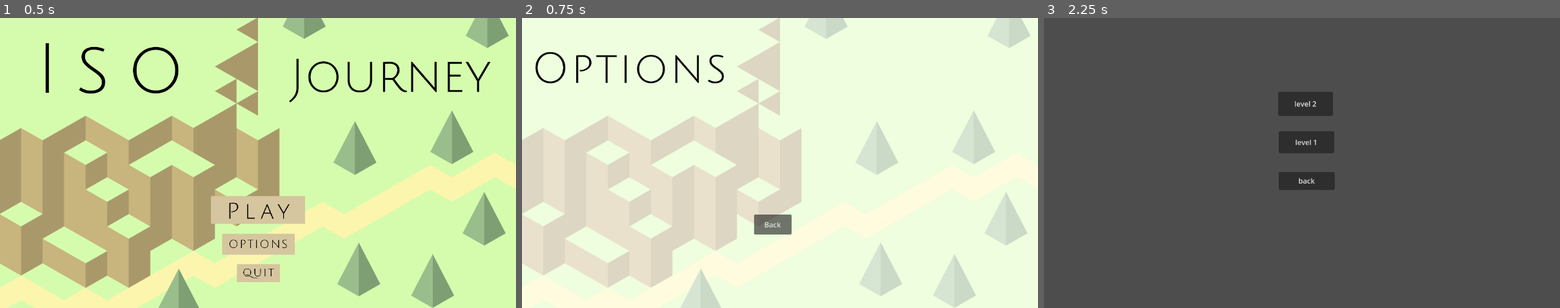
Above: before the commit, frames 1-3 (left to right).
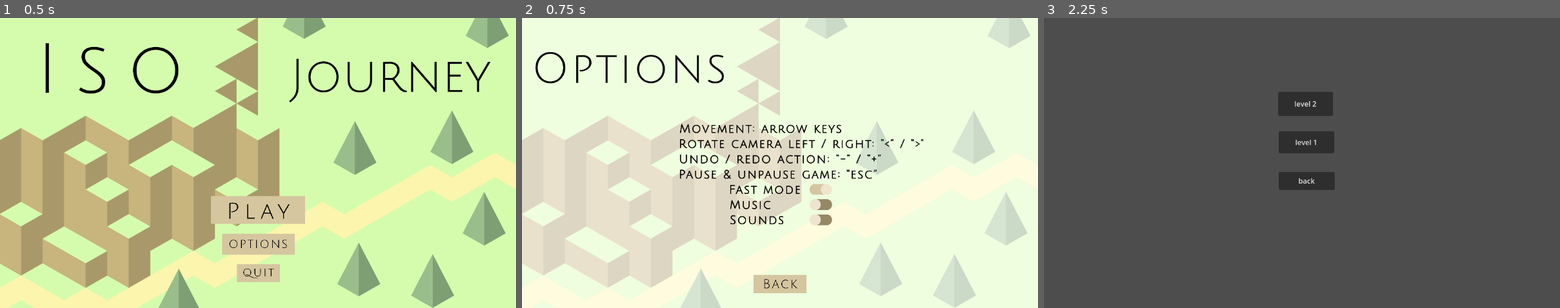
Above: after the commit, the same moments.

Repository: Jnight1104/Iso-Journey
Game: Godot game, scene res://Scenes/Main_menu.tscn
Two runs of this game, one before a commit and one after it. Both use one fixed random seed, a clock stepped at 60 frames per second and the inputs below. The project has no main scene, so this scene is started directly.
Inputs (mouse positions are in pixels of both pictures, inside the frame that each line leads up to; where the layout moved, square brackets give the same spot in the first picture):
- Up to frame 1 (0.5 s): no input
- Up to frame 2 (0.75 s): click (780, 244) at 0.5 s
- Up to frame 3 (2.25 s): click (1302, 284) [1296, 223] at 1.25 s; click (1302, 209) at 2 s

Frame 1 is identical in both runs. In frame 2, 3.2% of the frame differs, in the area x 30-78%, y 36-95%; in frame 3, nothing differs.

Commit message:
Implemented options menu UI

Diff:
--- a/Scenes/Options_menu.tscn
+++ b/Scenes/Options_menu.tscn
@@ -1,7 +1,71 @@
-[gd_scene load_steps=3 format=3 uid="uid://lgjpuypbxeb5"]
+[gd_scene load_steps=24 format=3 uid="uid://lgjpuypbxeb5"]
 
 [ext_resource type="Script" path="res://Scripts/options_menu.gd" id="1_f78ui"]
 [ext_resource type="Texture2D" uid="uid://bxtye6a6p8oga" path="res://Assets/Options menu.png" id="2_6x3nn"]
+[ext_resource type="Texture2D" uid="uid://ymyod8prhn8p" path="res://Assets/Back button.png" id="3_nhg2b"]
+[ext_resource type="Texture2D" uid="uid://bmwgynvcgfejo" path="res://Assets/Movement_ arrow keys.png" id="4_32213"]
+[ext_resource type="Texture2D" uid="uid://dts0bfl214g6x" path="res://Assets/Rotate camera.png" id="5_04q62"]
+[ext_resource type="Texture2D" uid="uid://beb0giaj3hce2" path="res://Assets/Undo redo action.png" id="6_qnorb"]
+[ext_resource type="Texture2D" uid="uid://b2nls1wxhgnf0" path="res://Assets/Pause & unpause game_ “esc”.png" id="7_tr6hk"]
+[ext_resource type="Texture2D" uid="uid://k8jhvu164xek" path="res://Assets/Fast mode.png" id="8_6imat"]
+[ext_resource type="Texture2D" uid="uid://dp6dtdgi2ksxk" path="res://Assets/Music.png" id="9_ienh0"]
+[ext_resource type="Texture2D" uid="uid://do7k4scqsits0" path="res://Assets/Sounds.png" id="10_d4emj"]
+[ext_resource type="Texture2D" uid="uid://cvf4pam3m78cl" path="res://Assets/Toggle frame 1.png" id="11_i7fs4"]
+[ext_resource type="Texture2D" uid="uid://bg28bnf0m5qo3" path="res://Assets/Toggle frame 2.png" id="12_lbb1r"]
+[ext_resource type="Texture2D" uid="uid://dj027erw072e8" path="res://Assets/Toggle frame 3.png" id="13_huuu7"]
+[ext_resource type="Texture2D" uid="uid://cl5dg01lipnd3" path="res://Assets/Toggle frame 4.png" id="14_0s7a8"]
+[ext_resource type="Texture2D" uid="uid://cq4wr8wjnjggd" path="res://Assets/Toggle frame 5.png" id="15_6yrm4"]
+[ext_resource type="Texture2D" uid="uid://qmmdsrnj0qqy" path="res://Assets/Toggle frame 6.png" id="16_ic7v6"]
+[ext_resource type="Texture2D" uid="uid://d31gfkbr0xjpi" path="res://Assets/Toggle frame 7.png" id="17_l1hi1"]
+[ext_resource type="Texture2D" uid="uid://cnd1456jligw4" path="res://Assets/Toggle frame 8.png" id="18_dthj8"]
+[ext_resource type="Texture2D" uid="uid://rerphcqprglc" path="res://Assets/Toggle frame 9.png" id="19_jc58u"]
+[ext_resource type="Texture2D" uid="uid://cr8swxc48shre" path="res://Assets/Toggle frame 10.png" id="20_qaf8e"]
+[ext_resource type="Texture2D" uid="uid://4fq42ek4n2bu" path="res://Assets/Toggle frame 11.png" id="21_1nlbr"]
+[ext_resource type="Texture2D" uid="uid://cy6iun00wlmux" path="res://Assets/Toggle frame 12.png" id="22_dr08y"]
+
+[sub_resource type="SpriteFrames" id="SpriteFrames_qvbb7"]
+animations = [{
+"frames": [{
+"duration": 1.0,
+"texture": ExtResource("11_i7fs4")
+}, {
+"duration": 1.0,
+"texture": ExtResource("12_lbb1r")
+}, {
+"duration": 1.0,
+"texture": ExtResource("13_huuu7")
+}, {
+"duration": 1.0,
+"texture": ExtResource("14_0s7a8")
+}, {
+"duration": 1.0,
+"texture": ExtResource("15_6yrm4")
+}, {
+"duration": 1.0,
+"texture": ExtResource("16_ic7v6")
+}, {
+"duration": 1.0,
+"texture": ExtResource("17_l1hi1")
+}, {
+"duration": 1.0,
+"texture": ExtResource("18_dthj8")
+}, {
+"duration": 1.0,
+"texture": ExtResource("19_jc58u")
+}, {
+"duration": 1.0,
+"texture": ExtResource("20_qaf8e")
+}, {
+"duration": 1.0,
+"texture": ExtResource("21_1nlbr")
+}, {
+"duration": 1.0,
+"texture": ExtResource("22_dr08y")
+}],
+"loop": false,
+"name": &"default",
+"speed": 45.0
+}]
 
 [node name="Control" type="Control"]
 layout_mode = 3
@@ -19,11 +83,68 @@
 
 [node name="Back" type="Button" parent="."]
 layout_mode = 0
-offset_left = 518.0
-offset_top = 439.0
-offset_right = 602.0
-offset_bottom = 484.0
-text = "Back
-"
+offset_left = 517.0
+offset_top = 574.0
+offset_right = 1701.0
+offset_bottom = 990.0
+scale = Vector2(0.1, 0.1)
+icon = ExtResource("3_nhg2b")
+flat = true
+
+[node name="Movement" type="Sprite2D" parent="."]
+position = Vector2(532.5, 247)
+scale = Vector2(0.325397, 0.325397)
+texture = ExtResource("4_32213")
+
+[node name="Camera_rotate" type="Sprite2D" parent="."]
+position = Vector2(624, 281)
+scale = Vector2(0.325, 0.325)
+texture = ExtResource("5_04q62")
+
+[node name="Undo_redo" type="Sprite2D" parent="."]
+position = Vector2(576.5, 315)
+scale = Vector2(0.325, 0.325)
+texture = ExtResource("6_qnorb")
+
+[node name="Pause_unpause" type="Sprite2D" parent="."]
+position = Vector2(572, 349)
+scale = Vector2(0.325, 0.325)
+texture = ExtResource("7_tr6hk")
+
+[node name="Fast_mode" type="Sprite2D" parent="."]
+position = Vector2(542.5, 383)
+scale = Vector2(0.325, 0.325)
+texture = ExtResource("8_6imat")
+
+[node name="Music" type="Sprite2D" parent="."]
+position = Vector2(509, 417)
+scale = Vector2(0.325, 0.325)
+texture = ExtResource("9_ienh0")
+
+[node name="Sounds" type="Sprite2D" parent="."]
+position = Vector2(523.5, 451)
+scale = Vector2(0.325, 0.325)
+texture = ExtResource("10_d4emj")
+
+[node name="Toggle" type="AnimatedSprite2D" parent="."]
+position = Vector2(667, 383)
+scale = Vector2(0.13, 0.13)
+sprite_frames = SubResource("SpriteFrames_qvbb7")
+
+[node name="Toggle2" type="AnimatedSprite2D" parent="."]
+position = Vector2(667, 417)
+scale = Vector2(0.13, 0.13)
+sprite_frames = SubResource("SpriteFrames_qvbb7")
+frame = 11
+frame_progress = 1.0
+
+[node name="Toggle3" type="AnimatedSprite2D" parent="."]
+position = Vector2(667, 451)
+scale = Vector2(0.13, 0.13)
+sprite_frames = SubResource("SpriteFrames_qvbb7")
+frame = 11
+frame_progress = 1.0
 
 [connection signal="button_up" from="Back" to="." method="_back_button_pressed"]
+[connection signal="mouse_entered" from="Back" to="." method="_back_mouse_entered"]
+[connection signal="mouse_exited" from="Back" to="." method="_back_mouse_exited"]
--- a/Scripts/options_menu.gd
+++ b/Scripts/options_menu.gd
@@ -1,10 +1,21 @@
 extends Control
+
+const TRANSPARENT : Color = Color(1, 1, 1, 1)
+const DARKENED : Color = Color(0.9, 0.9, 0.9, 1)
 
 
 # Called when the node enters the scene tree for the first time.
 func _ready():
-	pass # Replace with function body.
+	$Back.set_modulate(TRANSPARENT)
 
 
 func _back_button_pressed():
 	get_tree().change_scene_to_file("res://Scenes/Main_menu.tscn")
+
+
+func _back_mouse_entered():
+	$Back.set_modulate(DARKENED)
+
+
+func _back_mouse_exited():
+	$Back.set_modulate(TRANSPARENT)
Binary file added: Assets/Confirm button.png
Not shown, added: Assets/Confirm button.png.import
Binary file added: Assets/Fast mode.png
Not shown, added: Assets/Fast mode.png.import
Binary file added: Assets/Movement_ arrow keys.png
Not shown, added: Assets/Movement_ arrow keys.png.import
Binary file added: Assets/Music.png
Not shown, added: Assets/Music.png.import
Binary file added: Assets/Pause & unpause game_ “esc”.png
Not shown, added: Assets/Pause & unpause game_ “esc”.png.import
Binary file added: Assets/Reset progress button.png
Not shown, added: Assets/Reset progress button.png.import
(and 6 more such lines)
